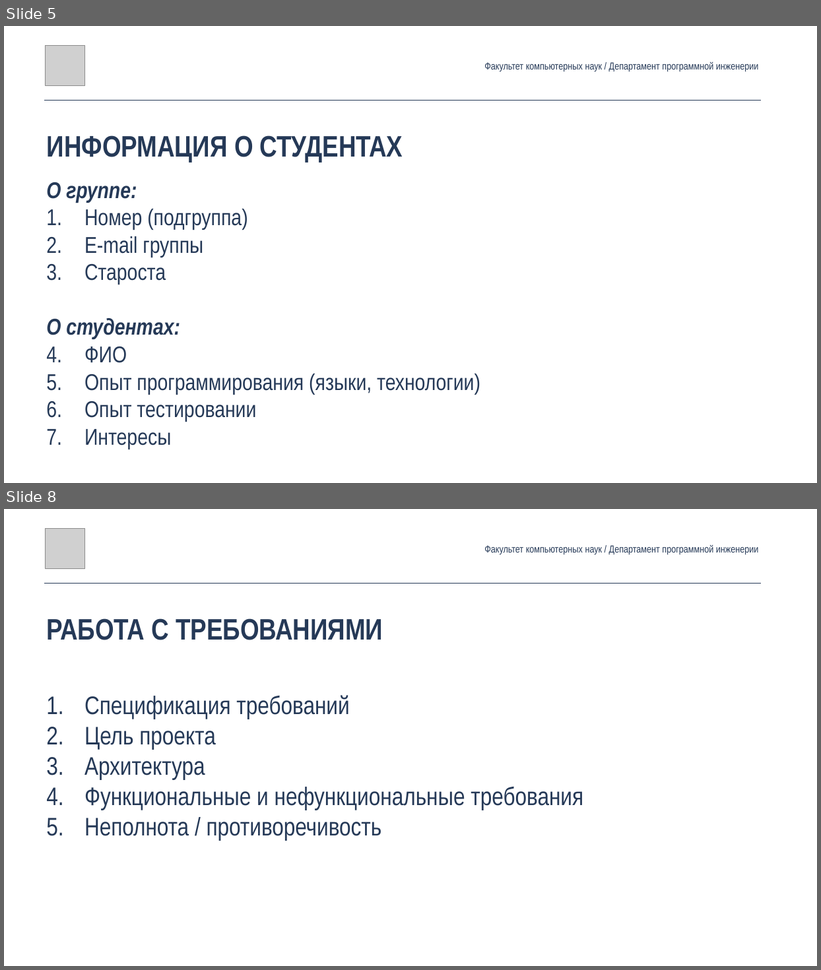
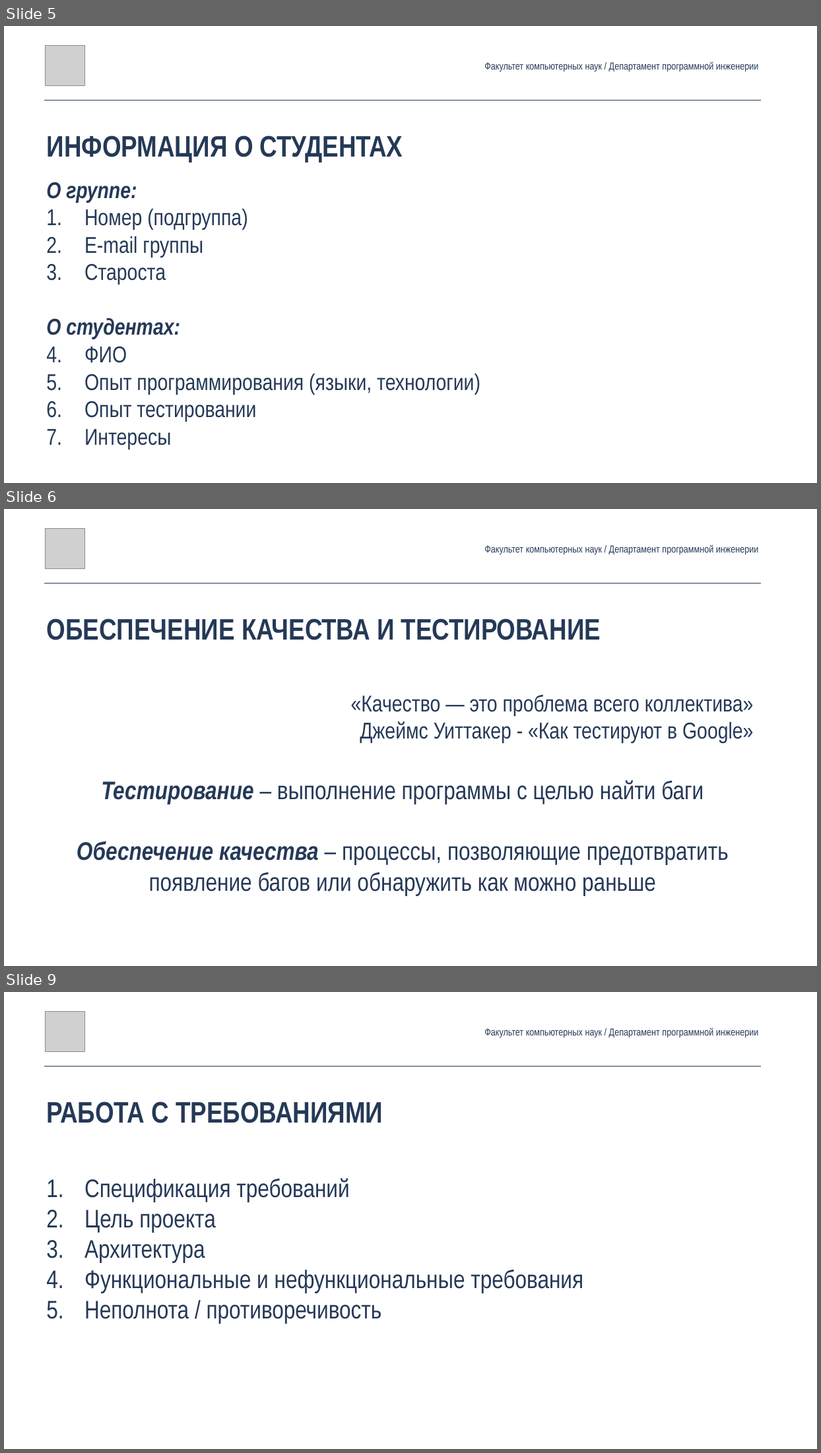
Before and after one commit to andrewt0301/qa-testing-course, a slide deck: seminars/seminar01/Seminar01.pptx. Shown one above the other, each under a label of ours: slides 5 and 8 before the commit, slides 5, 6 and 9 after it; the slides between them are not shown. The pictures are 821x970 and 821x1453 pixels, drawn with LibreOffice and Linux fonts; fonts in the diff are those of the drawing; grey boxes stand for pictures. Boxes give left, top, right and bottom in pixels: in the first picture for what was removed or moved away, otherwise in the second. Text is boxed around its words. In the diff, an @@ line names an element or a change of style, - is before the commit and + after.

```diff
--- a/seminars/seminar01/Seminar01.pptx
+++ b/seminars/seminar01/Seminar01.pptx
@@ slide 6 added at (x1=4, y1=509, x2=817, y2=966), background #FFFFFF @@
@@ picture added at (x1=45, y1=529, x2=85, y2=568) @@
@@ text added at (x1=484, y1=545, x2=759, y2=555), 24 pt, text #253957 @@
+Факультет компьютерных наук / Департамент программной инженерии
@@ line added from (44, 583) to (761, 583), #253957 1 pt @@
@@ text added at (x1=47, y1=619, x2=601, y2=640), 70 pt, text #253957, bold @@
+ОБЕСПЕЧЕНИЕ КАЧЕСТВА И ТЕСТИРОВАНИЕ
@@ text added at (x1=77, y1=694, x2=754, y2=896), 60 pt, text #253957 @@
+«Качество — это проблема всего коллектива»
+Джеймс Уиттакер - «Как тестируют в Google»
+Тестирование – выполнение программы с целью найти баги
+Обеспечение качества – процессы, позволяющие предотвратить появление багов или обнаружить как можно раньше
@@ what was slide 8 is now slide 9 @@
```
Also in this commit, not shown: 5 slides changed, 1 other file.
